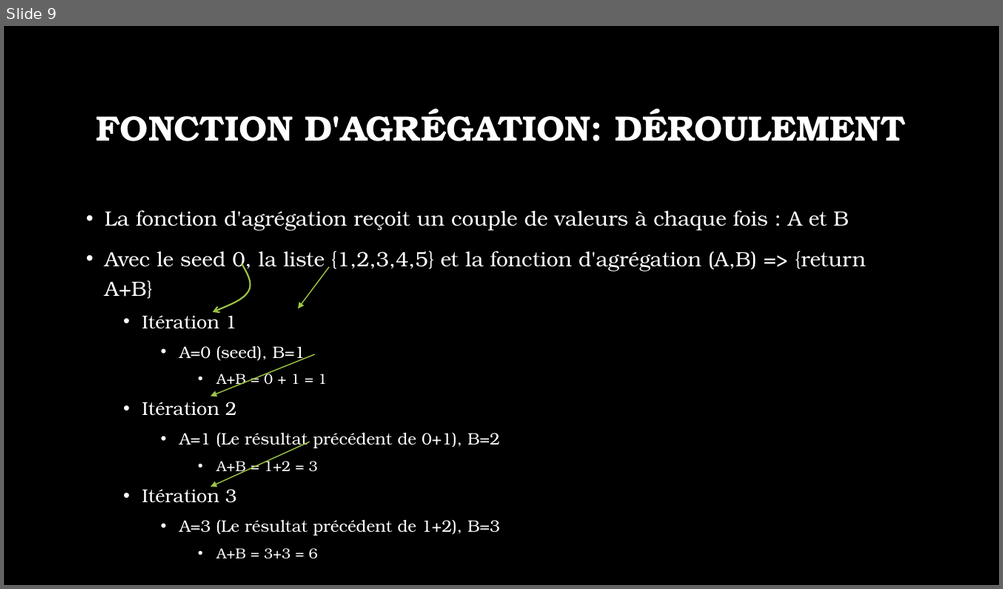
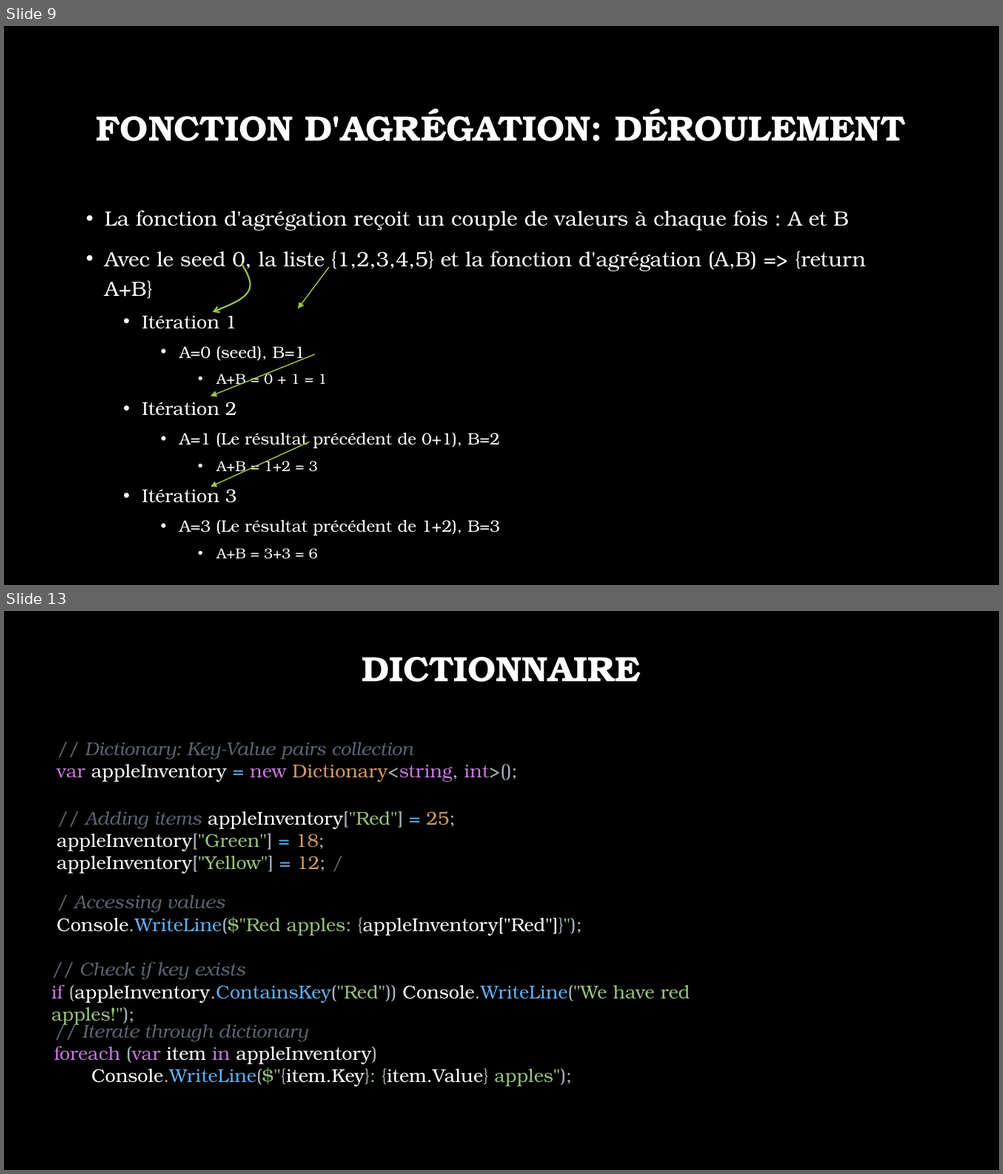
Before and after one commit to jonathanMelly/323-Programmation_fonctionnelle, a slide deck: supports/source/03-Reduce.pptx. Shown one above the other, each under a label of ours: slide 9 before the commit, slides 9 and 13 after it; the slides between them are not shown. The pictures are 1003x589 and 1003x1174 pixels, drawn with LibreOffice and Linux fonts; fonts in the diff are those of the drawing; background and template pictures are left out. Boxes give left, top, right and bottom in pixels: in the first picture for what was removed or moved away, otherwise in the second. Text is boxed around its words. In the diff, an @@ line names an element or a change of style, - is before the commit and + after.

Commit message:
feat(reduce ppt): added groupby+dictionary

```diff
--- a/supports/source/03-Reduce.pptx
+++ b/supports/source/03-Reduce.pptx
@@ slide 13 added at box(4, 611, 999, 1170), background picture (left out) @@
@@ title added at box(361, 657, 640, 682), 34 pt, text #FFFFFF, bold @@
+DICTIONNAIRE
@@ text added at box(57, 742, 518, 782), 18 pt, text #5C6370 @@
+// Dictionary: Key-Value pairs collection
+var appleInventory = new Dictionary<string, int>();
@@ text added at box(57, 812, 455, 874), 18 pt, text #FFFFFF @@
+// Adding items appleInventory["Red"] = 25;
+appleInventory["Green"] = 18;
+appleInventory["Yellow"] = 12; /
@@ text added at box(57, 895, 582, 936), 18 pt, text #FFFFFF @@
+/ Accessing values
+Console.WriteLine($"Red apples: {appleInventory["Red"]}");
@@ text added at box(51, 963, 690, 1025), 18 pt, text #98C379 @@
+// Check if key exists
+if (appleInventory.ContainsKey("Red")) Console.WriteLine("We have red apples!");
@@ text added at box(54, 1020, 572, 1087), 18 pt, text #FFFFFF @@
+// Iterate through dictionary
+foreach (var item in appleInventory)
+Console.WriteLine($"{item.Key}: {item.Value} apples");
```
Also in this commit, not shown: 2 slides changed, 4 other slides added, 1 slide removed.
